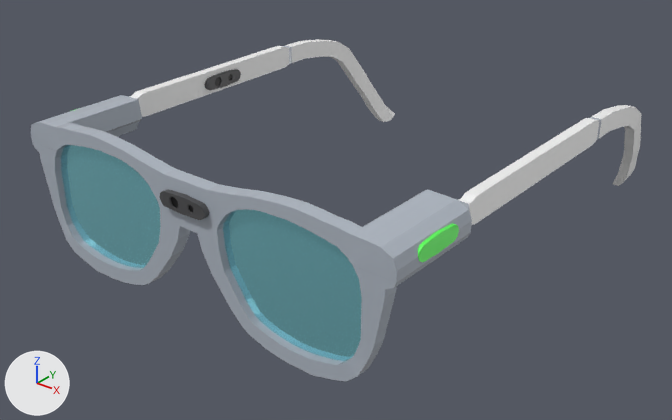
The Blender file Dopamine Game/Assets/Models/ARglasses.blend as it was, and as the next commit left it.
Before and after are seen from a 50 mm camera at (0.1287, -0.1107, 0.1074) aimed at (-0.0034, 0.0544, 0.0051). Lighting does not change. The marker at lower left points along +X, +Y and +Z.
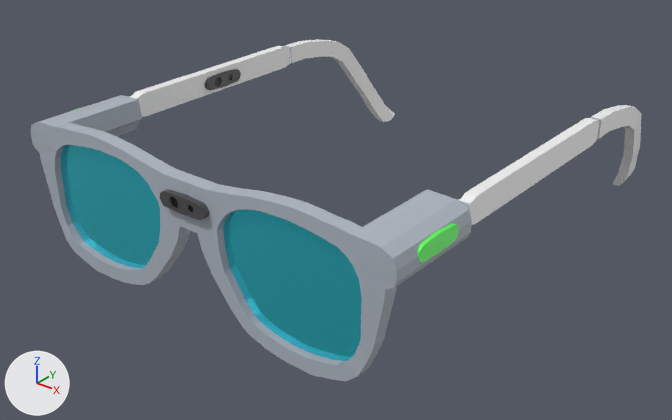
The change, as a diff of the scene's bpy script:
```diff
--- a/Dopamine Game/Assets/Models/ARglasses.blend.py
+++ b/Dopamine Game/Assets/Models/ARglasses.blend.py
@@ mat_material_007 @@
 mat_material_007 = principled_material('Material.007')
-mat_material_007.base_color = (0.355, 0.895, 1.0)  # cyan #a1f3ff
+mat_material_007.base_color = (0.0662, 0.841, 1.0)  # cyan #49ecff
 mat_material_007.metallic = 0.862
```

Location of each change, (x1, y1, x2, y2) in pixels of the pictures (672 x 420 px):
'Circle.003', recoloured: (59, 143, 364, 364) in both
